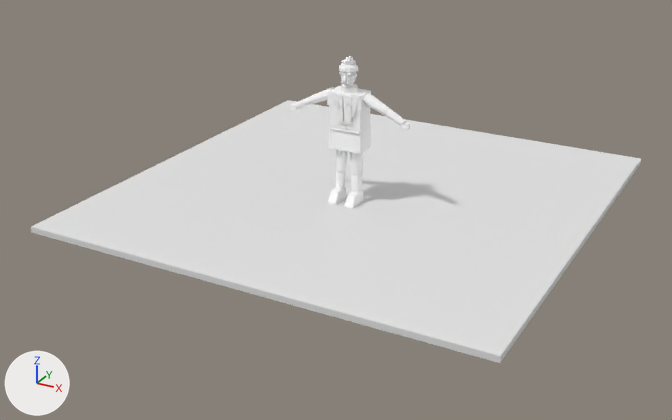
Two versions of the Blender file ArtSource/Pedestrians/Blender/ParkChessPlayer3D.blend, one commit apart.
Rendered twice from a camera (50 mm lens) standing at (4.8, -9.05, 4.35) and looking at (-0.09, -0.16, -0.09). Lighting does not change. The marker at lower left points along +X, +Y and +Z. The first picture is the older version.

The first picture shows 'CLO_CoatHem', 'PreviewGround' and 23 more.
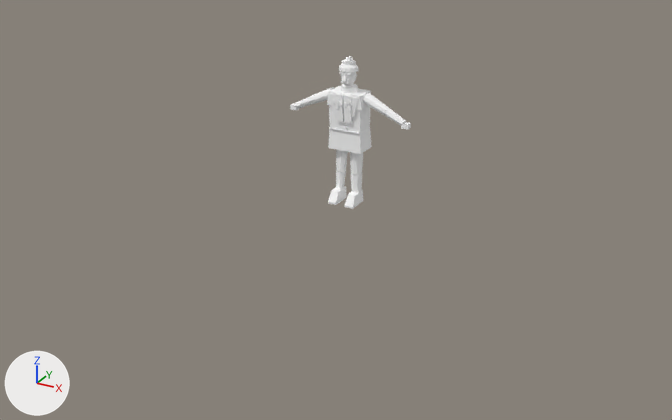
What differs and where, as boxes (x1, y1, x2, y2) in the pictures (672 x 420 px):
```json
{"object": "PreviewGround", "change": "deleted", "before": [31, 100, 641, 363]}
```

The change, as JSON lines over the scene's bpy script:
```json
{"op": "remove", "block": "ob_previewground", "code": ["ob_previewground = bpy.data.objects.new('PreviewGround', me_previewground_mesh)", "ob_previewground.location = (0.0, 0.0, 0.0)"]}
```
